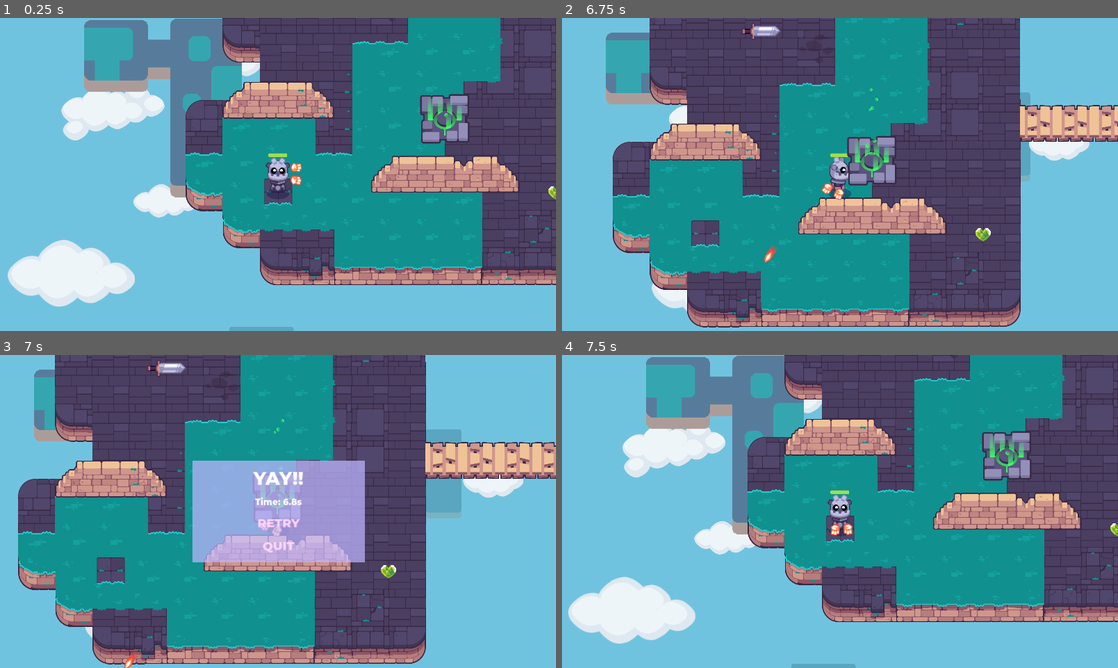
Above: before the commit, frames 1-4 (two rows, left to right).
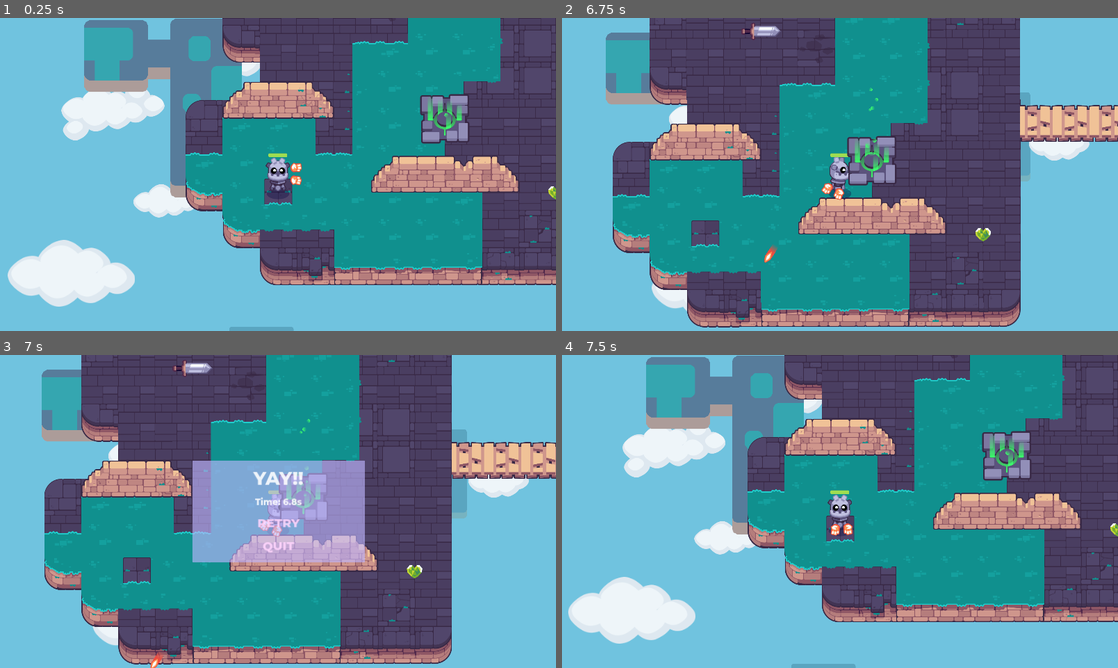
Above: after the commit, the same moments.

Repository: Jesuscanwalk/Path-of-Sorcerers-Game
Game: Godot game, scene res://test.tscn
Two runs of this game, one before a commit and one after it. Both use one fixed random seed, a clock stepped at 60 frames per second and the inputs below. The project has no main scene, so this scene is started directly.
Inputs (mouse positions are in pixels of both pictures, inside the frame that each line leads up to):
- Up to frame 1 (0.25 s): no input
- Up to frame 2 (6.75 s): tap Enter at 0.5 s; move the mouse to (812, 237) at 0.52 s; press the mouse at (812, 237) at 0.53 s; hold W (move_up) 0.53-2.03 s; tap Space at 0.77, 1.52, 3.02, 3.77, 4.52, 6.02 s; move the mouse to (1006, 221) at 1.27 s; release the mouse at (1006, 221) at 1.28 s; click (1006, 221) at 1.35 s; move the mouse to (673, 127) at 2.02 s; press the mouse at (673, 127) at 2.03 s; hold A (move_left) 2.03-3.53 s; tap Z at 2.1, 4.35, 6.6 s; move the mouse to (867, 174) at 2.77 s; release the mouse at (867, 174) at 2.78 s; click (867, 174) at 2.85 s; move the mouse to (756, 96) at 3.52 s; press the mouse at (756, 96) at 3.53 s; hold S (move_down) 3.53-4.28 s; move the mouse to (962, 158) at 4.27 s; release the mouse at (962, 158) at 4.28 s; hold D (move_right) 4.28-5.03 s; click (962, 158) at 4.55 s; move the mouse to (728, 190) at 5.02 s; press the mouse at (728, 190) at 5.03 s; hold W (move_up) 5.03-5.78 s; move the mouse to (895, 105) at 5.77 s; release the mouse at (895, 105) at 5.78 s; hold D (move_right) from 5.78 s (still down); click (895, 105) at 5.85 s; move the mouse to (812, 237) at 6.52 s; press the mouse at (812, 237) at 6.53 s
- Up to frame 3 (7 s): keep holding D (move_right); tap Space at 6.77 s
- Up to frame 4 (7.5 s): release D (move_right) at 7.25 s; release the mouse at (812, 574) at 7.25 s; click "RETRY" at 7.25 s

Frames 1-2 are identical in both runs. In frame 3, 28% of the frame differs, in the area x 3-100%, y 0-100%; in frame 4, nothing differs.

Commit message:
me big scween telepwot confetti go KABOOM

Diff:
--- /dev/null
+++ b/M10.twin_stick_workbook/confetti.tscn
@@ -0,0 +1,31 @@
+[gd_scene load_steps=5 format=3 uid="uid://gecnvw1aicaa"]
+
+[ext_resource type="Texture2D" uid="uid://c33mf20ohybyi" path="res://common/particles/white_circle.png" id="1_qwx5f"]
+
+[sub_resource type="Gradient" id="Gradient_8mtyk"]
+offsets = PackedFloat32Array(0.337634, 0.623656, 1)
+colors = PackedColorArray(0.553806, 0.721655, 0.98986, 1, 0.976471, 0.215686, 0.298039, 1, 1, 0.576471, 0.996078, 1)
+
+[sub_resource type="GradientTexture1D" id="GradientTexture1D_j6pxt"]
+gradient = SubResource("Gradient_8mtyk")
+
+[sub_resource type="ParticleProcessMaterial" id="ParticleProcessMaterial_nbtlk"]
+particle_flag_align_y = true
+particle_flag_disable_z = true
+initial_velocity_min = 6.75
+initial_velocity_max = 1000.0
+gravity = Vector3(0, 225.38, 0)
+scale_min = 0.5
+scale_max = 0.5
+color_initial_ramp = SubResource("GradientTexture1D_j6pxt")
+
+[node name="Confetti" type="GPUParticles2D" groups=["Confettis", "confettis_"]]
+rotation = -1.54243
+scale = Vector2(0.3, 0.3)
+emitting = false
+amount = 48
+process_material = SubResource("ParticleProcessMaterial_nbtlk")
+texture = ExtResource("1_qwx5f")
+lifetime = 1.5
+one_shot = true
+explosiveness = 0.9
--- a/M10.twin_stick_workbook/end_screen.gd
+++ b/M10.twin_stick_workbook/end_screen.gd
@@ -1,20 +1,29 @@
 extends Control
 
+@export_group("Confettis", "confettis_")
+@export var confettis_amount := 5
+@export var confettis_pop_time_delay := 0.5
 var start_time := Time.get_ticks_msec()
 @onready var time_label: Label = %TimeLabel
 @onready var retry_button: Button = %RetryButton
 @onready var quit_button: Button = %QuitButton
-
-
+@onready var ui_panel_container: PanelContainer = $UIPanelContainer
 
 func open() -> void:
 	visible = true
-
+	get_tree().paused = false
 	var end_time := Time.get_ticks_msec()
 	var total_time_msec := end_time - start_time
 	var total_time_s := snappedf(total_time_msec / 1000.0, 0.1)
 	time_label.text = "Time: " + str(total_time_s) + "s"
+	var tween := create_tween()
+	tween.set_ease(Tween.EASE_OUT)
+	tween.set_trans(Tween.TRANS_QUART)
+	tween.tween_method(animate_progress, 0.0, 1.0, 0.5)
+	pop_confettis()
 
+func animate_progress(amount := 0.0) -> void:
+	ui_panel_container.modulate.a = amount
 
 func _on_retry_button_pressed() -> void:
 	get_tree().paused = false
@@ -22,3 +31,15 @@
 
 func _on_quit_button_pressed() -> void:
 	get_tree().quit()
+
+func pop_confettis() -> void:
+	var viewport_size := get_viewport_rect().size
+	for _i in confettis_amount:
+		await get_tree().create_timer(confettis_pop_time_delay).timeout
+		var confettis: GPUParticles2D = preload("res://confetti.tscn").instantiate()
+		add_child(confettis)
+		confettis.global_position = Vector2(
+		randf_range(0.0, viewport_size.x),
+		viewport_size.y
+	)
+		confettis.emitting = true
--- a/M10.twin_stick_workbook/end_screen.tscn
+++ b/M10.twin_stick_workbook/end_screen.tscn
@@ -1,7 +1,8 @@
-[gd_scene load_steps=6 format=3 uid="uid://b0dtq0bnono7v"]
+[gd_scene load_steps=7 format=3 uid="uid://b0dtq0bnono7v"]
 
 [ext_resource type="FontFile" uid="uid://djfuvgrnv54kr" path="res://common/title_font.tres" id="1_lguit"]
 [ext_resource type="Script" path="res://end_screen.gd" id="2_1ddhs"]
+[ext_resource type="PackedScene" uid="uid://gecnvw1aicaa" path="res://confetti.tscn" id="3_kjxsn"]
 
 [sub_resource type="StyleBoxFlat" id="StyleBoxFlat_2oa6k"]
 content_margin_left = 20.0
@@ -41,7 +42,7 @@
 theme = SubResource("Theme_wkg64")
 script = ExtResource("2_1ddhs")
 
-[node name="UIPanelContainer" type="PanelContainer" parent="."]
+[node name="UIPanelContainer" type="PanelContainer" parent="." groups=["Confettis"]]
 layout_mode = 1
 anchors_preset = 8
 anchor_left = 0.5
@@ -91,5 +92,8 @@
 text = "QUIT
 "
 
+[node name="Confetti" parent="." instance=ExtResource("3_kjxsn")]
+position = Vector2(569, 932)
+
 [connection signal="pressed" from="UIPanelContainer/VBoxContainer2/CenterContainer/VBoxContainer/RetryButton" to="." method="_on_retry_button_pressed"]
 [connection signal="pressed" from="UIPanelContainer/VBoxContainer2/CenterContainer/VBoxContainer/QuitButton" to="." method="_on_quit_button_pressed"]
--- a/M10.twin_stick_workbook/test.gd
+++ b/M10.twin_stick_workbook/test.gd
@@ -2,9 +2,11 @@
 
 @onready var teleporter: Area2D = %Teleporter
 @onready var end_screen: Control = %EndScreen
+@onready var player: player = $Player
 
 func _ready() -> void:
 	teleporter.body_entered.connect(func (body: Node) -> void:
 		if body is player:
 			end_screen.open()
+			player.set_physics_process(false)
 			)
